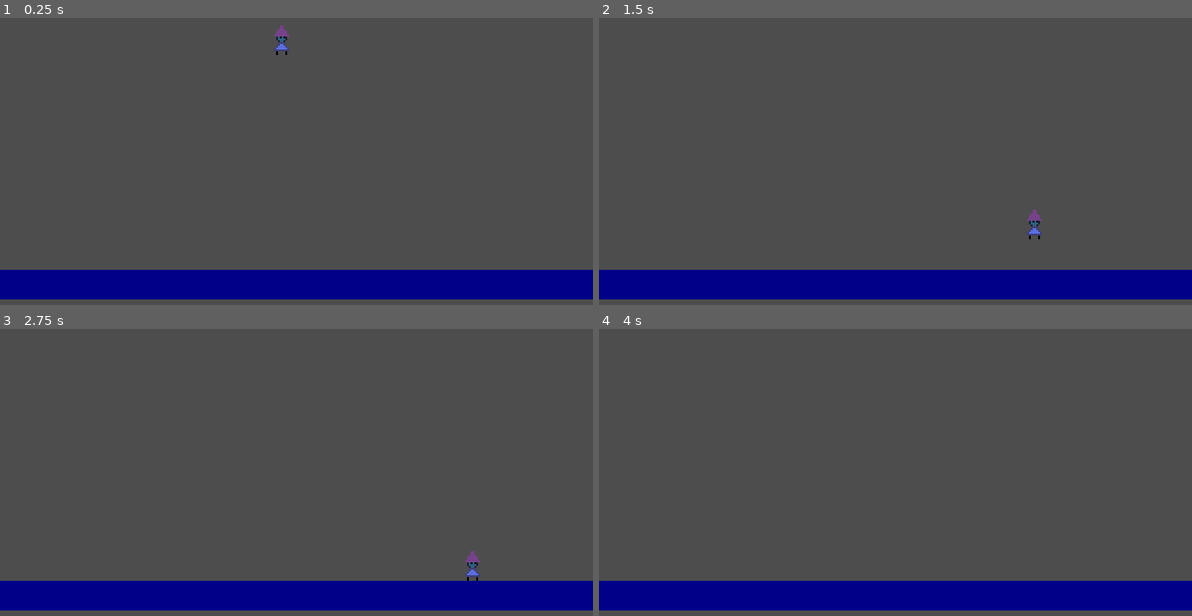
Above: before the commit, frames 1-4 (two rows, left to right).
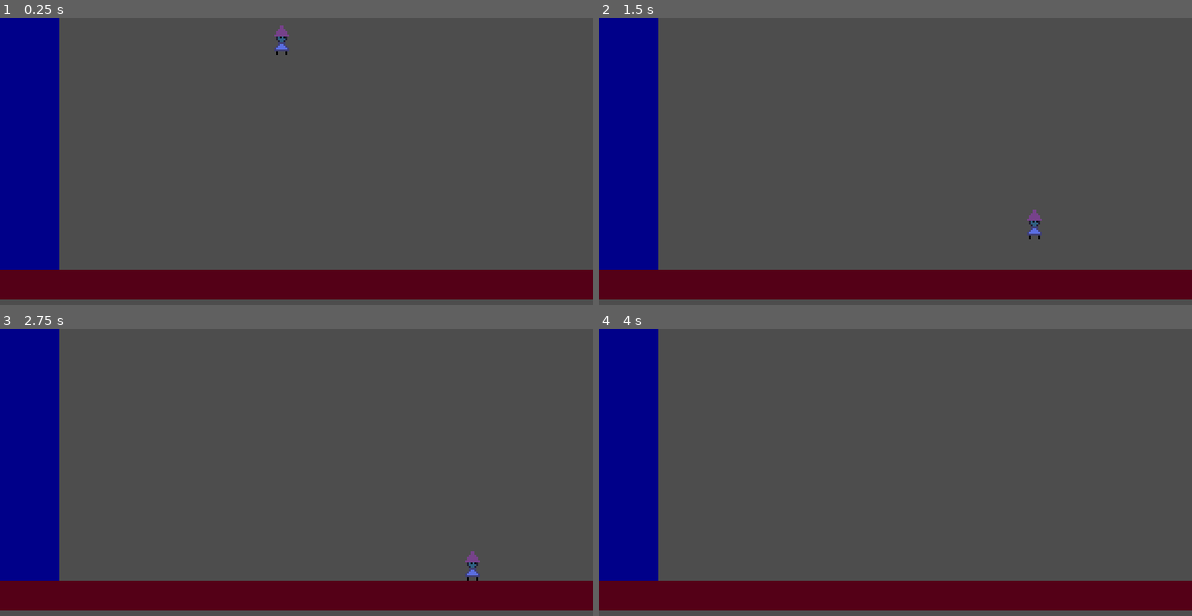
Above: after the commit, the same moments.

Repository: Vetle-Dyngeland/godot_platformer
Game: Godot game, scene res://scenes/world.tscn
The game is run twice, just before and just after one commit, with the same random seed, the same clock (stepped at 60 frames per second) and the same inputs.
Inputs:
- Up to frame 1 (0.25 s): no input
- Up to frame 2 (1.5 s): hold Right (move_right) from 0.53 s (still down); tap C (jump) at 0.6, 0.77, 1.07, 1.35 s
- Up to frame 3 (2.75 s): tap C (jump) at 1.52, 1.82, 2.1 s; release Right (move_right) at 2.03 s; hold Left (move_left) from 2.03 s (still down)
- Up to frame 4 (4 s): release Left (move_left) at 2.78 s; hold Right (move_right) from 2.78 s (still down); tap C (jump) at 2.85, 3.02, 3.32, 3.6, 3.77 s

The runs differ from the first frame. In frame 1, 19% of the frame differs, in the area x 0-100%, y 0-99%; in frame 2, 19%; in frame 3, 19%; in frame 4, 19%.

Commit message:
move PlayerMovement into new class

Diff:
--- a/scenes/player.tscn
+++ b/scenes/player.tscn
@@ -8,7 +8,6 @@
 
 [node name="Player" type="CharacterBody2D"]
 script = ExtResource("1_a725r")
-jump_force = 250.0
 metadata/_edit_lock_ = true
 
 [node name="Sprite" type="Sprite2D" parent="."]
--- a/scenes/world.tscn
+++ b/scenes/world.tscn
@@ -10,12 +10,23 @@
 
 [node name="Polygon2D" type="Polygon2D" parent="Environment/Ground"]
 position = Vector2(160, 136)
-color = Color(0, 0, 0.54, 1)
+color = Color(0.333333, 0, 0.0901961, 1)
 polygon = PackedVector2Array(160, 0, 160, 16, -160, 16, -160, 0)
 
 [node name="CollisionPolygon2D" type="CollisionPolygon2D" parent="Environment/Ground"]
 position = Vector2(160, 136)
 polygon = PackedVector2Array(160, 0, 160, 16, -160, 16, -160, 0)
 
+[node name="Wall" type="StaticBody2D" parent="Environment"]
+
+[node name="Polygon2D" type="Polygon2D" parent="Environment/Wall"]
+position = Vector2(160, 136)
+color = Color(0, 0, 0.54, 1)
+polygon = PackedVector2Array(-128, -136, -128, 0, -160, 0, -160, -136)
+
+[node name="CollisionPolygon2D" type="CollisionPolygon2D" parent="Environment/Wall"]
+position = Vector2(160, 136)
+polygon = PackedVector2Array(-128, -136, -128, 0, -160, 0, -160, -136)
+
 [node name="Player" parent="." instance=ExtResource("1_xo1u8")]
 position = Vector2(152, 0)
--- a/scripts/player/player.gd
+++ b/scripts/player/player.gd
@@ -1,4 +1,12 @@
-extends CharacterBody2D
+class_name Player extends CharacterBody2D
+
+var movement = PlayerMovement.new($".")
+
+func _process(_delta: float) -> void:
+    movement.process()
+
+func _physics_process(delta: float) -> void:
+    movement.physics_process(delta)
 
 class InputAction:
     enum InputActionType {
@@ -63,95 +71,102 @@
 
         output[0] = Vector2(x, y)
 
-@export var jump_force := 40.0
-@export var held_down_gravity_multi := 1.5
-@export var terminal_fall_velocity := 400.0
-@export var held_down_fall_velocity_multi := 1.5
-@export var jump_release_multi := 0.35
-@export var coyote_time := 0.175
-@export var jump_buffer_time := 0.2
+class PlayerMovement:
+    var jump_force := 250
+    var held_down_gravity_multi := 1.5
+    var terminal_fall_velocity := 400.0
+    var held_down_fall_velocity_multi := 1.5
+    var jump_release_multi := 0.35
+    var coyote_time := 0.175
+    var jump_buffer_time := 0.2
 
-@export var max_speed := 100.0
-@export var acceleration_force := 500.0
-@export var decceleration_force := 500.0
-@export var air_control_multi := 0.7
-@export var air_friction_multi := 0.1
-@export var turnaround_multi := 2
+    var max_speed := 100.0
+    var acceleration_force := 500.0
+    var decceleration_force := 500.0
+    var air_control_multi := 0.7
+    var air_friction_multi := 0.1
+    var turnaround_multi := 2
+    var body: CharacterBody2D
 
-var movement_input = InputAction.new(["move_left", "move_right", "move_up", "move_down"])
-var jump_input = InputAction.new("jump")
+    var movement_input = InputAction.new(["move_left", "move_right", "move_up", "move_down"])
+    var jump_input = InputAction.new("jump")
 
-var gravity = ProjectSettings.get_setting("physics/2d/default_gravity")
+    var gravity = ProjectSettings.get_setting("physics/2d/default_gravity")
 
-var coyote_timer := 0.0
-var jump_buffer := 0.0
-var can_release_jump := false
+    var coyote_timer := 0.0
+    var jump_buffer := 0.0
+    var can_release_jump := false
 
-func _process(_delta: float):
-    movement_input.update()
-    jump_input.update()
+    func _init(character_body: CharacterBody2D):
+        body = character_body
 
-func _physics_process(delta: float):
-    handle_gravity(delta)
-    handle_walking(delta)
-    handle_jumping(delta)
-    move_and_slide()
+    func process():
+        movement_input.update()
+        jump_input.update()
 
-func handle_gravity(delta: float):
-    if is_on_floor(): return
-    var gravity_force = gravity * delta
-    var terminal_velocity = terminal_fall_velocity
-    if movement_input.output[1].y > 0.0:
-        gravity_force *= held_down_gravity_multi
-        terminal_velocity *= held_down_fall_velocity_multi
+    func physics_process(delta: float):
+        handle_gravity(delta)
+        handle_walking(delta)
+        handle_jumping(delta)
+        body.move_and_slide()
 
-    velocity.y += gravity_force
-    if velocity.y > terminal_velocity:
-        velocity.y = terminal_velocity
+    func handle_gravity(delta: float):
+        if body.is_on_floor(): return
 
-func handle_walking(delta: float):
-    var direction = movement_input.output[0].x
+        var gravity_force = gravity * delta
+        var terminal_velocity = terminal_fall_velocity
+        if movement_input.output[1].y > 0.0:
+            gravity_force *= held_down_gravity_multi
+            terminal_velocity *= held_down_fall_velocity_multi
 
-    if abs(direction) > 0:
-        accelerate(delta, direction)
-        return
-    deccelerate(delta)
+        body.velocity.y += gravity_force
+        if body.velocity.y > terminal_velocity:
+            body.velocity.y = terminal_velocity
 
-func accelerate(delta: float, direction: float):
-    var accel = acceleration_force * delta
-    if not is_on_floor():
-        accel *= air_control_multi
+    func handle_walking(delta: float):
+        var direction = movement_input.output[0].x
 
-    if sign(direction) != sign(velocity.x):
-        accel *= turnaround_multi
+        if abs(direction) > 0:
+            accelerate(delta, direction)
+            return
 
-    velocity.x = move_toward(velocity.x, max_speed * direction, accel)
+        deccelerate(delta)
 
-func deccelerate(delta: float):
-    var deccel = decceleration_force * delta
-    if not is_on_floor():
-        deccel *= air_friction_multi
+    func accelerate(delta: float, direction: float):
+        var accel = acceleration_force * delta
+        if not body.is_on_floor():
+            accel *= air_control_multi
 
-    velocity.x = move_toward(velocity.x, 0, deccel)
+        if sign(direction) != sign(body.velocity.x):
+            accel *= turnaround_multi
 
-func handle_jumping(delta: float):
-    jump_timers(delta)
-    if can_release_jump && !jump_input.output[0]:
-        velocity.y *= jump_release_multi
+        body.velocity.x = move_toward(body.velocity.x, max_speed * direction, accel)
 
-    if coyote_timer < coyote_time && jump_buffer < jump_buffer_time:
-        coyote_timer = coyote_time
-        jump_buffer = jump_buffer_time
-        velocity.y -= jump_force
-        can_release_jump = true
+    func deccelerate(delta: float):
+        var deccel = decceleration_force * delta
+        if not body.is_on_floor():
+            deccel *= air_friction_multi
 
-func jump_timers(delta: float):
-    jump_buffer += delta
-    coyote_timer += delta
-    if jump_input.output[1]:
-        jump_buffer = 0.0
+        body.velocity.x = move_toward(body.velocity.x, 0, deccel)
 
-    if is_on_floor():
-        coyote_timer = 0.0
+    func handle_jumping(delta: float):
+        jump_timers(delta)
+        if can_release_jump && !jump_input.output[0]:
+            body.velocity.y *= jump_release_multi
 
-    if velocity.y > 0.0: can_release_jump = false
+        if coyote_timer < coyote_time && jump_buffer < jump_buffer_time:
+            coyote_timer = coyote_time
+            jump_buffer = jump_buffer_time
+            body.velocity.y -= jump_force
+            can_release_jump = true
+
+    func jump_timers(delta: float):
+        jump_buffer += delta
+        coyote_timer += delta
+        if jump_input.output[1]:
+            jump_buffer = 0.0
+
+        if body.is_on_floor():
+            coyote_timer = 0.0
+
+        if body.velocity.y > 0.0: can_release_jump = false
